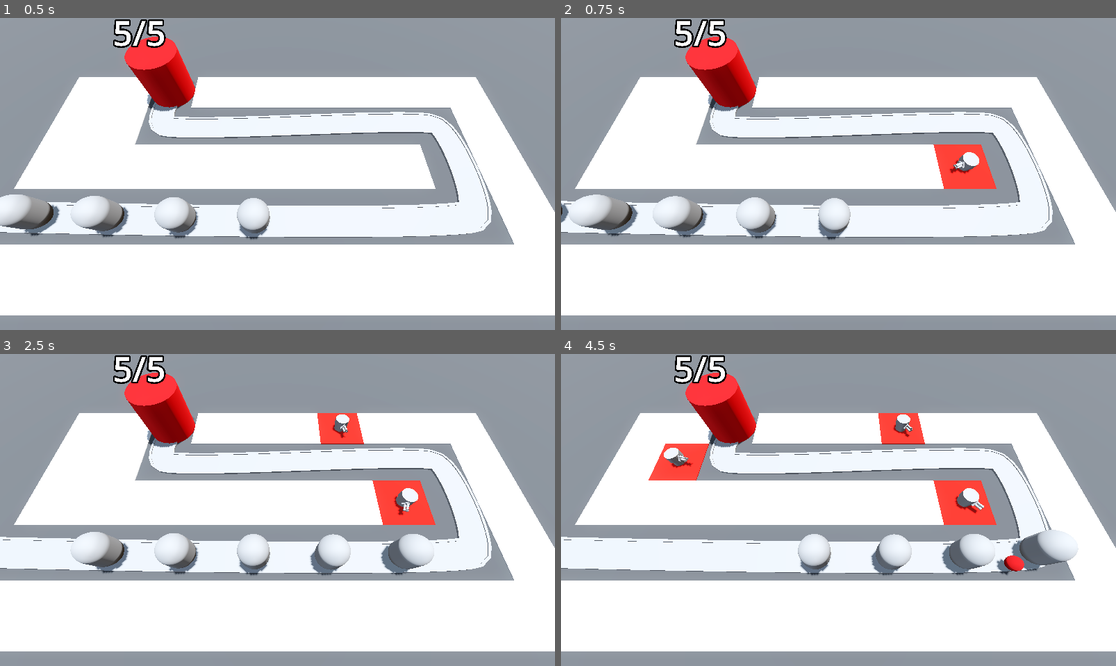
Above: before the commit, frames 1-4 (two rows, left to right).
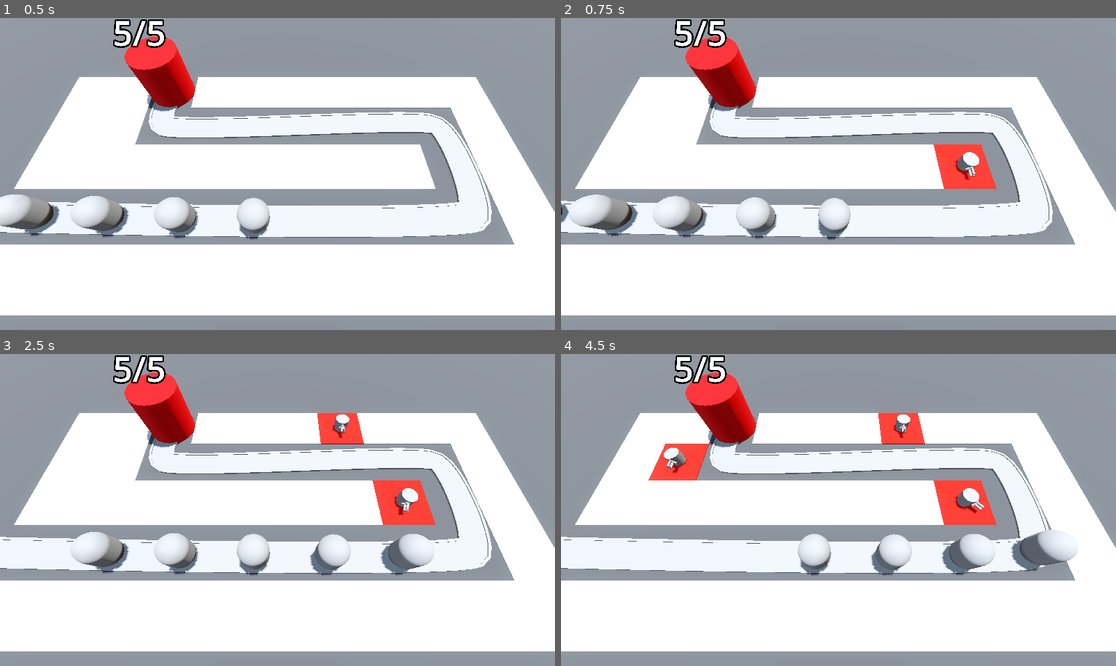
Above: after the commit, the same moments.

Repository: FabioAVSilva/Barbarian-Blaster
Game: Godot game, scene res://BaseLevel.tscn
The game is run twice, just before and just after one commit, with the same random seed, the same clock (stepped at 60 frames per second) and the same inputs.
Inputs (mouse positions are in pixels of both pictures, inside the frame that each line leads up to):
- Up to frame 1 (0.5 s): no input
- Up to frame 2 (0.75 s): move the mouse to (960, 158) at 0.52 s; press the mouse at (960, 158) at 0.53 s
- Up to frame 3 (2.5 s): move the mouse to (166, 525) at 1.27 s; release the mouse at (166, 525) at 1.28 s; click (166, 525) at 1.35 s; move the mouse to (333, 441) at 2.02 s; press the mouse at (333, 441) at 2.03 s
- Up to frame 4 (4.5 s): move the mouse to (810, 572) at 2.77 s; release the mouse at (810, 572) at 2.78 s; click (810, 572) at 2.85 s; move the mouse to (1005, 556) at 3.52 s; press the mouse at (1005, 556) at 3.53 s; move the mouse to (672, 463) at 4.27 s; release the mouse at (672, 463) at 4.28 s; click (672, 463) at 4.35 s

Frame 1 is identical in both runs. In frame 2, 0.1% of the frame differs, in the area x 70-75%, y 45-52%; in frame 3, less than 0.1%; in frame 4, 0.4%, in the area x 19-84%, y 22-71%.

Commit message:
Turrets will now find the furthest target along the path
-Turrets will only shoot targets within their range

Diff:
--- a/Turret/turret.gd
+++ b/Turret/turret.gd
@@ -1,17 +1,33 @@
 extends Node3D
 
 @export var projectile: PackedScene
+@export var turret_range := 10.0
 
 var enemy_path: Path3D
+var target: PathFollow3D
 
 @onready var turret_barrel_ring: MeshInstance3D = $TurretBase/TurretTop/TurretBarrel3/TurretBarrelRing
 
 func _physics_process(delta: float) -> void:
-	var enemy = enemy_path.get_children().back()
-	look_at(enemy.global_position, Vector3.UP, true)
+	target = find_best_target()
+	if target:
+		look_at(target.global_position, Vector3.UP, true)
 
 func _on_timer_timeout() -> void:
-	var shot = projectile.instantiate()
-	add_child(shot)
-	shot.global_position = turret_barrel_ring.global_position
-	shot.direction = global_transform.basis.z
+	if target:
+		var shot = projectile.instantiate()
+		add_child(shot)
+		shot.global_position = turret_barrel_ring.global_position
+		shot.direction = global_transform.basis.z
+
+func find_best_target() -> PathFollow3D:
+	var best_target = null
+	var highest_progress = 0
+	for enemy in enemy_path.get_children():
+		if enemy is PathFollow3D:
+			var distance = global_position.distance_to(enemy.global_position)
+			if enemy.progress > highest_progress && distance <= turret_range:
+				best_target = enemy
+				highest_progress = enemy.progress
+
+	return best_target
